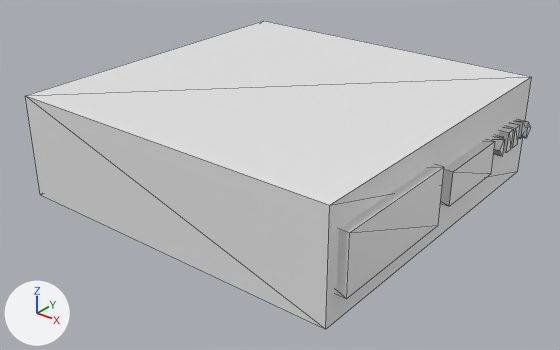
What one commit did to the glTF model assets/vcr.glb.
One viewpoint serves both versions: a 50 mm lens placed at (2.53, -3.23, 1.74), pointed at (0.04, -0.12, -0.19). Every picture has the same lights, and +X, +Y and +Z are marked at lower left. The older version comes first. Mesh edges are drawn as thin lines. Where no turn or scale is listed for an object, it has been applied to the vertices. Vertices at exactly the same position are counted once.
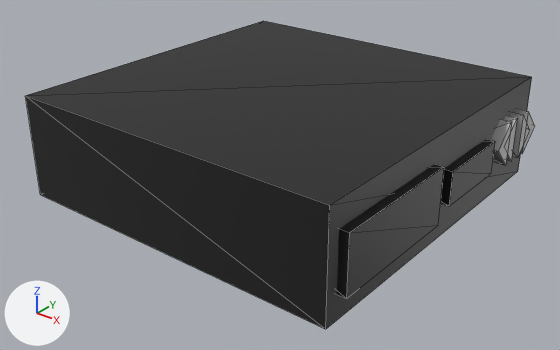
Where the newer file only moved an object's origin or applied its transform, the numbers keep the older frame.

Location of each change, (x1, y1, x2, y2) in pixels of the pictures (560 x 350 px; the box of a moved part takes in the faces that stretch with it):
'Cube', recoloured (white to black): (26, 21, 532, 329) in both
'Cube.003', recoloured (darker): (337, 164, 444, 299) in both
'Cube.006', recoloured (darker): (441, 139, 495, 206) in both
'Cube.001', reshaped, moved, turned, rescaled: before (492, 135, 505, 156); after (491, 115, 517, 165)
'Cube.005', reshaped, moved, rescaled: before (515, 119, 531, 139); after (511, 108, 534, 158)
'Cube.002', deleted: before (499, 123, 520, 153)
part 1 of me_cube_002, moved or reshaped (mostly hidden before): before (495, 135, 503, 139); after (504, 115, 517, 161)
part 2 of me_cube_002, moved or reshaped: before (492, 136, 505, 156); after (491, 119, 512, 165)
part 3 of me_cube_002, recoloured: before (492, 135, 505, 156); after (491, 115, 517, 165)
part 4 of me_cube_006, moved or reshaped: before (517, 119, 531, 138); after (516, 108, 534, 153)
part 5 of me_cube_006, moved or reshaped: before (515, 121, 524, 139); after (511, 112, 530, 158)
part 6 of me_cube_006, recoloured: before (515, 119, 531, 139); after (511, 108, 534, 158)

The change, as a list of edits to the scene's bpy script:
```text
Add mat_material_002:
    mat_material_002 = principled_material('Material.002')
    mat_material_002.base_color = (0.0112, 0.0112, 0.0112)  # black #1b1b1b
Add mat_material_001:
    mat_material_001 = principled_material('Material.001')
    mat_material_001.base_color = (0.489, 0.489, 0.489)  # grey #bababa
Change me_cube_001:
    where me_cube_001.from_pydata(...)  # 8 vertices, 12 faces; spans x -1.0..1.0, y -1.0..1.0, z -0.3..0.3
    add me_cube_001.materials.append(mat_material_002)  # black #1b1b1b
Change me_cube_002:
    used by ob_cube_001; location = (0.965, 0.549, 0.029); rotation_euler = (3.142, 0.0, 0.0), in degrees (180, 0, 0); scale = (0.12, 0.036, 0.036)
    remove me_cube_002.from_pydata(...)  # 12 vertices, 20 faces; spans x -1.33..0.84, y -0.8..1.38, z -1.41..1.41
    add me_cube_002.from_pydata(...)  # 12 vertices, 20 faces; spans x 0.8..1.07, y 0.49..0.69, z -0.1..0.16
    me_cube_002 part 1: the loose piece of 6 vertices spanning x -1.33..0.67, y -0.8..0.61, z -1.41..1.41 is scaled about its middle by (0.131, -0.0922, -0.0922), then moved by (1.27, 0.72, 0.03)
    me_cube_002 part 2: the loose piece of 6 vertices spanning x -1.16..0.84, y -0.04..1.38, z -1.41..1.41 is scaled about its middle by (0.12, -0.0922, -0.0922), then moved by (1.11, -0.12, 0.03)
    me_cube_002 part 3: 20 faces spanning x 0.8..1.07, y 0.49..0.69, z -0.1..0.16 switch from no material to mat_material_001 (grey #bababa)
Change me_cube_008:
    where me_cube_008.from_pydata(...)  # 8 vertices, 12 faces; spans x -0.4..0.4, y -0.4..0.4, z -0.16..0.16
    add me_cube_008.materials.append(mat_material_002)  # black #1b1b1b
Change me_cube_006:
    used by ob_cube_005; location = (0.985, 0.901, 0.029); scale = (0.12, 0.036, 0.036)
    remove me_cube_006.from_pydata(...)  # 12 vertices, 20 faces; spans x -1.51..0.67, y -1.57..0.61, z -1.41..1.41
    add me_cube_006.from_pydata(...)  # 12 vertices, 20 faces; spans x 0.79..1.07, y 0.76..0.96, z -0.1..0.16
    me_cube_006 part 4: the loose piece of 6 vertices spanning x -1.33..0.67, y -0.8..0.61, z -1.41..1.41 is scaled about its middle by (0.132, 0.092, 0.092), then moved by (1.27, 0.99, 0.03)
    me_cube_006 part 5: the loose piece of 6 vertices spanning x -1.51..0.49, y -1.57..-0.16, z -1.41..1.41 is scaled about its middle by (0.144, 0.092, 0.092), then moved by (1.44, 1.69, 0.03)
    me_cube_006 part 6: 20 faces spanning x 0.79..1.07, y 0.76..0.96, z -0.1..0.16 switch from no material to mat_material_001 (grey #bababa)
Change me_cube_009:
    where me_cube_009.from_pydata(...)  # 8 vertices, 12 faces; spans x -0.4..0.4, y -0.24..0.24, z -0.096..0.096
    add me_cube_009.materials.append(mat_material_002)  # black #1b1b1b
Change ob_cube_001:
    ob_cube_001.rotation_euler: (3.142, 0.0, 0.0) -> (0.0, 0.0, 0.0)  # degrees (180, 0, 0) -> degrees (0, 0, 0)
    ob_cube_001.scale: (0.12, 0.036, 0.036) -> (1.0, 1.0, 1.0)
    ob_cube_001.location: (0.965, 0.549, 0.029) -> (0.0, 0.0, 0.0)
Remove ob_cube_002:
    ob_cube_002 = bpy.data.objects.new('Cube.002', me_cube_003)
    ob_cube_002.location = (0.055, 0.659, 0.029)
Change ob_cube_005:
    ob_cube_005.scale: (0.12, 0.036, 0.036) -> (1.0, 1.0, 1.0)
    ob_cube_005.location: (0.985, 0.901, 0.029) -> (0.0, 0.0, 0.0)
```
